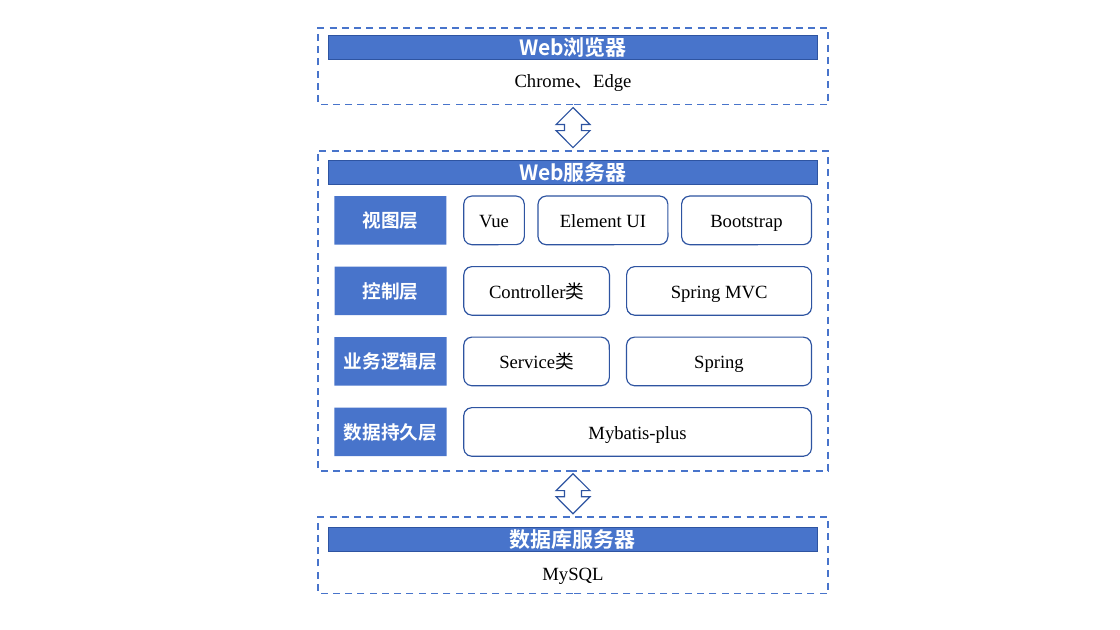
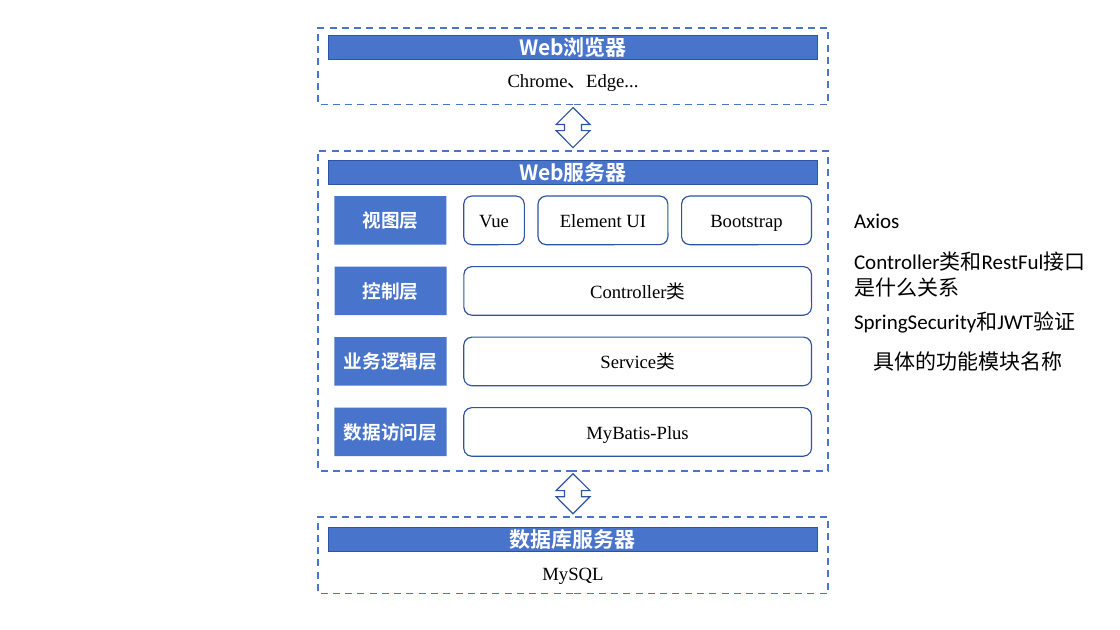
Before and after one commit to user14412/MCM, a slide deck: slide 1 of 论文/绘图/系统架构图.pptx. Drawn at 1120x630 pixels with LibreOffice and Linux fonts; fonts in the diff are those of the drawing. Boxes give left, top, right and bottom in pixels: in the first picture for what was removed or moved away, otherwise in the second. Text is boxed around its words. In the diff, an @@ line names an element or a change of style, - is before the commit and + after.

```diff
--- a/论文/绘图/系统架构图.pptx
+++ b/论文/绘图/系统架构图.pptx
@@ text at <box>508,74,639,91</box>: text changed @@
-Chrome、Edge
+Chrome、Edge...
@@ text added at <box>854,213,899,228</box>, 18 pt, text #000000 @@
+Axios
@@ rounded rectangle "Controller类": place and size @@
-rounded rectangle "Controller类" at <box>464,266,609,315</box>
+rounded rectangle "Controller类" at <box>464,266,812,315</box>
@@ rounded rectangle removed at <box>627,266,812,315</box> @@
-Spring MVC
@@ text added at <box>854,252,1086,297</box>, 18 pt, text #000000 @@
+Controller类和RestFul接口
+是什么关系
@@ text added at <box>854,311,1075,333</box>, 18 pt, text #000000 @@
+SpringSecurity和JWT验证
@@ rounded rectangle "Service类": place and size @@
-rounded rectangle "Service类" at <box>464,337,609,386</box>
+rounded rectangle "Service类" at <box>464,337,812,386</box>
@@ rounded rectangle removed at <box>627,337,812,386</box> @@
-Spring
@@ text added at <box>874,351,1063,371</box>, 18 pt, text #000000 @@
+具体的功能模块名称
@@ text in rectangle at <box>344,423,437,441</box>: text changed @@
-数据持久层
+数据访问层
@@ text in rounded rectangle at <box>586,426,688,443</box>: text changed @@
-Mybatis-plus
+MyBatis-Plus
```
Also in this commit, not shown: 25 other files.
